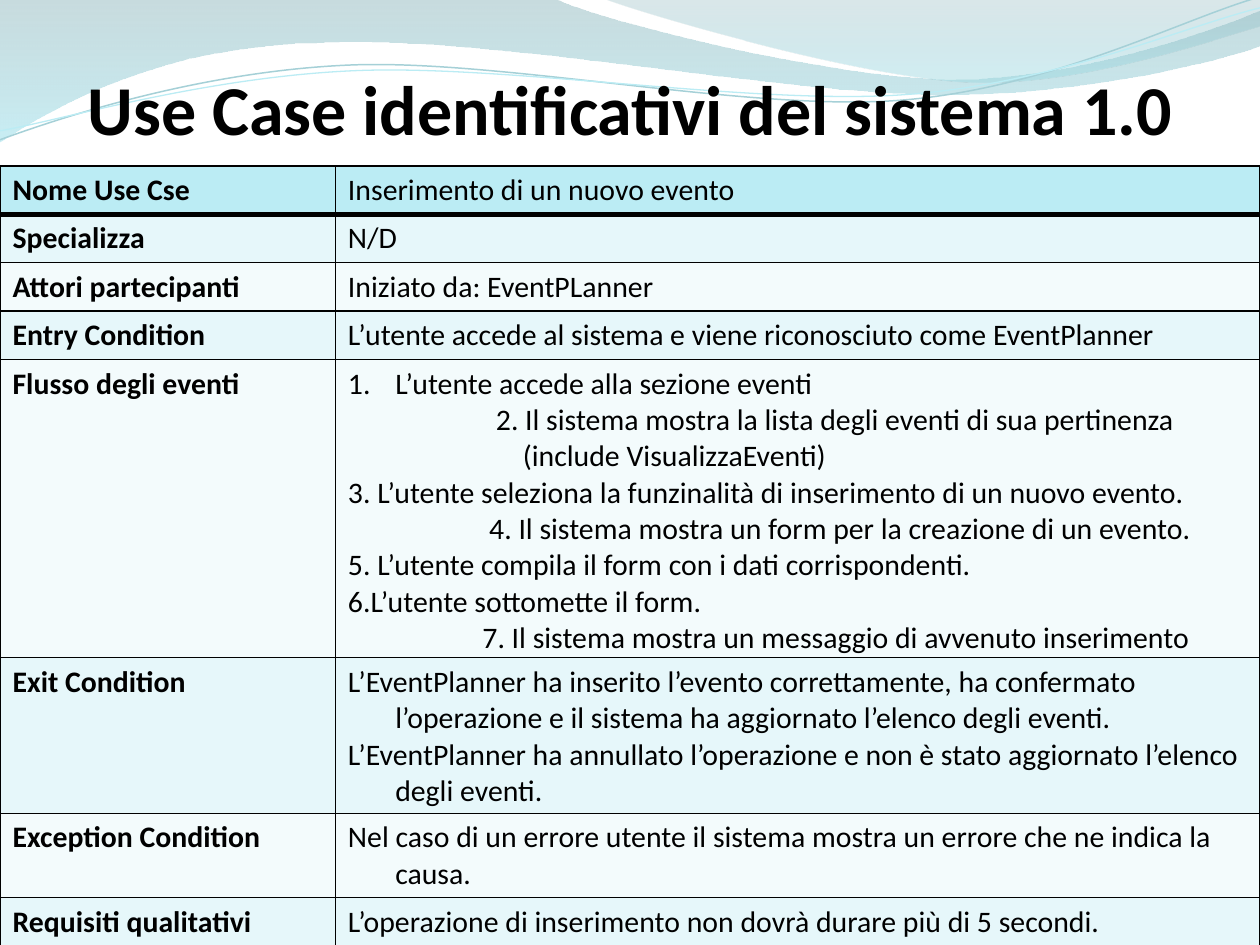
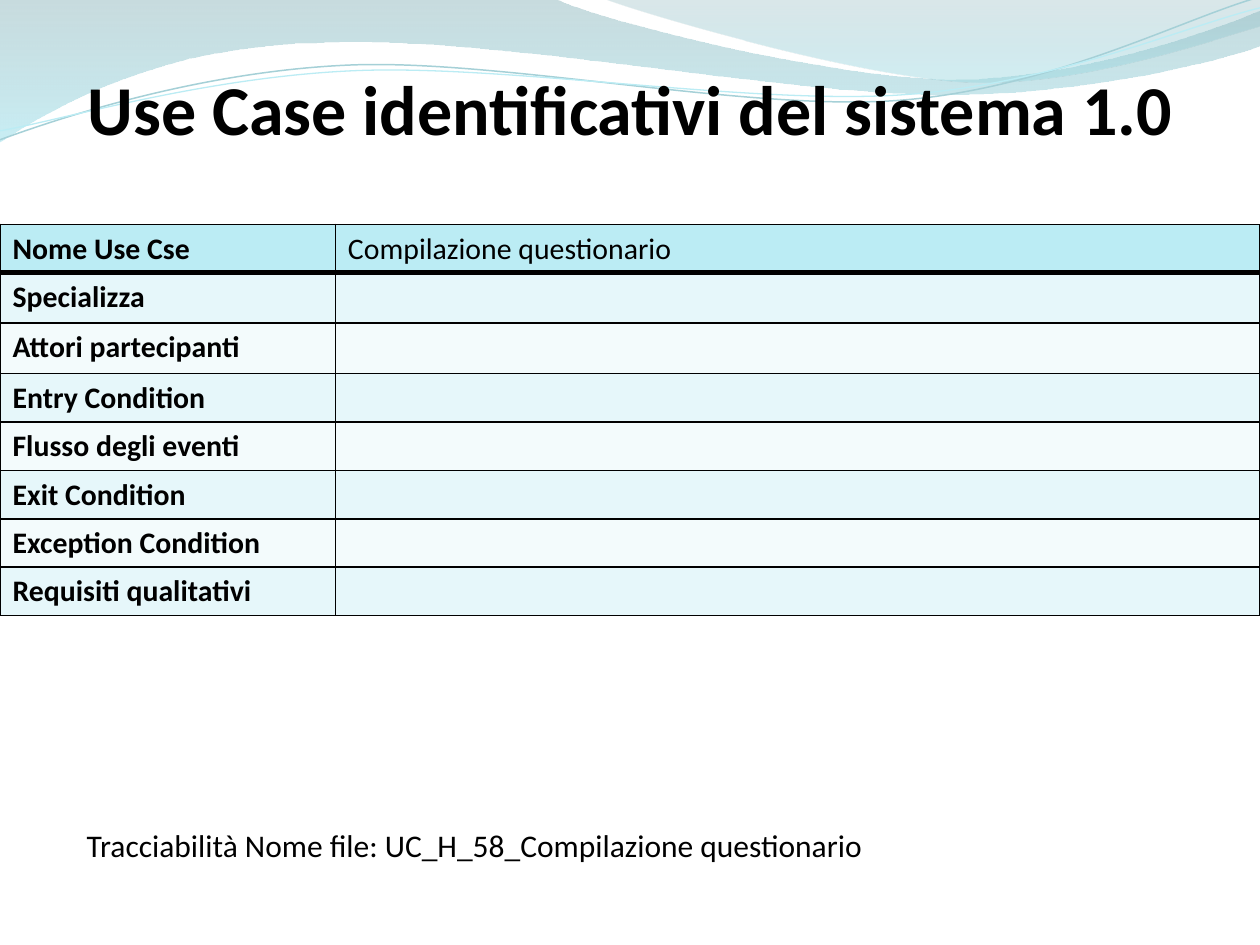
Before and after one commit to ammirate/at-silo, a slide deck: slide 7 of Presentazione/Atsilo3/Atsilo_H_PresentazioneFinale.pptx (slide 6 before the commit). Drawn at 1260x945 pixels with LibreOffice and Linux fonts; fonts in the diff are those of the drawing. Boxes give left, top, right and bottom in pixels: in the first picture for what was removed or moved away, otherwise in the second. Text is boxed around its words. In the diff, an @@ line names an element or a change of style, - is before the commit and + after.

```diff
--- a/Presentazione/Atsilo3/Atsilo_H_PresentazioneFinale.pptx
+++ b/Presentazione/Atsilo3/Atsilo_H_PresentazioneFinale.pptx
@@ table at box(0, 224, 1260, 615) @@
-row 1, column 2: Inserimento di un nuovo evento
+row 1, column 2: Compilazione questionario
-row 2, column 2: N/D
+row 2, column 2: 
-row 3, column 2: Iniziato da: EventPLanner
+row 3, column 2: 
-row 4, column 2: L’utente accede al sistema e viene riconosciuto come EventPlanner
+row 4, column 2: 
-row 5, column 2: L’utente accede alla sezione eventi / 2. Il sistema mostra la lista degli eventi di sua pertinenza / (include VisualizzaEventi) / 3. L’utente seleziona la funzinalità di inserimento di un nuovo evento. / 4. Il sistema mostra un form per la creazione di un evento. / 5. L’utente compila il form con i dati corrispondenti. / 6.L’utente sottomette il form. / 7. Il sistema mostra un messaggio di avvenuto inserimento
+row 5, column 2: 
-row 6, column 2: L’EventPlanner ha inserito l’evento correttamente, ha confermato l’operazione e il sistema ha aggiornato l’elenco degli eventi. / L’EventPlanner ha annullato l’operazione e non è stato aggiornato l’elenco degli eventi.
+row 6, column 2: 
-row 7, column 2: Nel caso di un errore utente il sistema mostra un errore che ne indica la causa.
+row 7, column 2: 
-row 8, column 2: L’operazione di inserimento non dovrà durare più di 5 secondi.
+row 8, column 2: 
@@ table: place and size @@
-table at box(0, 166, 1260, 945)
+table at box(0, 224, 1260, 615)
@@ text added at box(87, 835, 861, 862), 18 pt, text #000000 @@
+Tracciabilità Nome file: UC_H_58_Compilazione questionario
```
Also in this commit, not shown: 13 other slides changed, 14 slides added, 16 slides removed, 10 other files.
